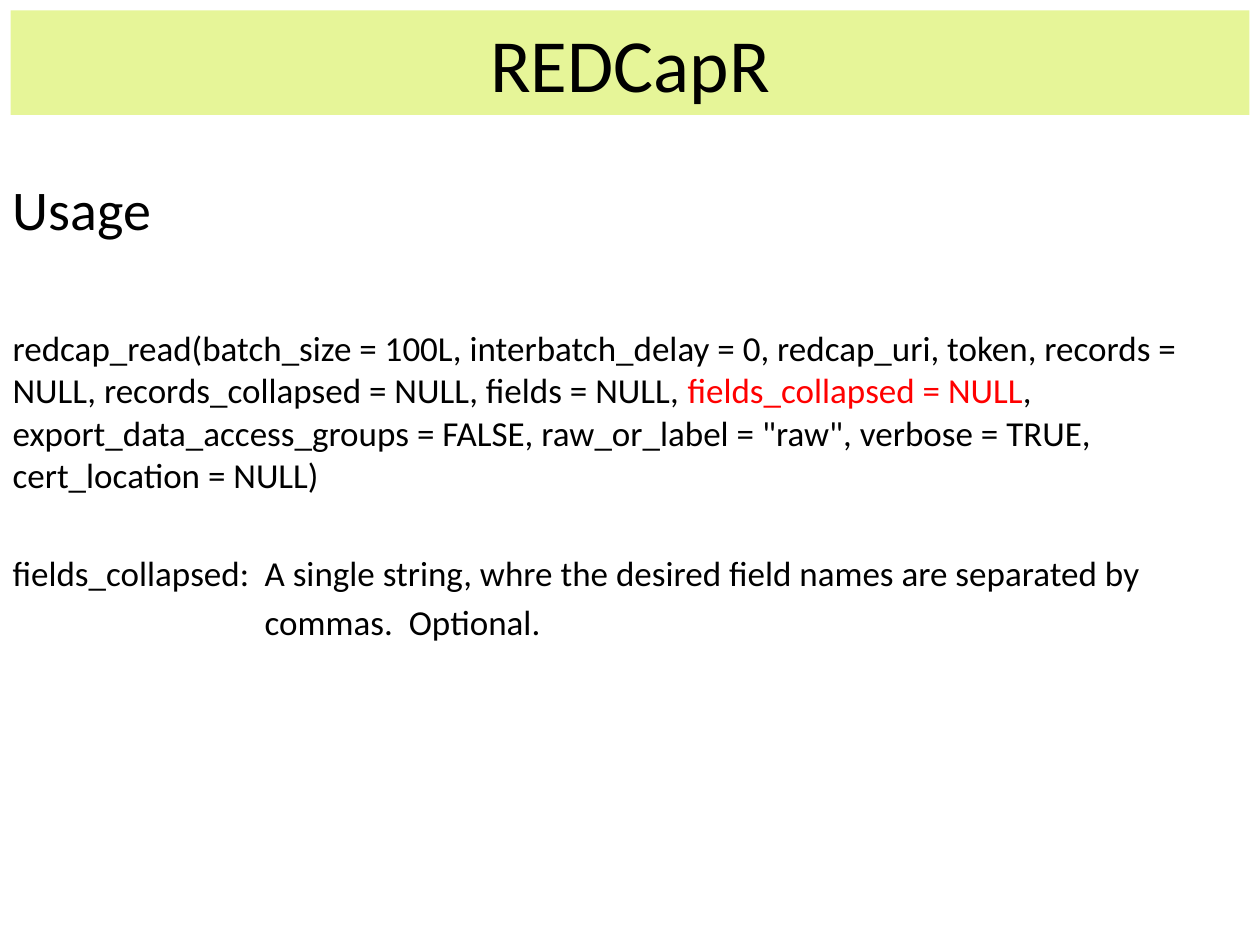
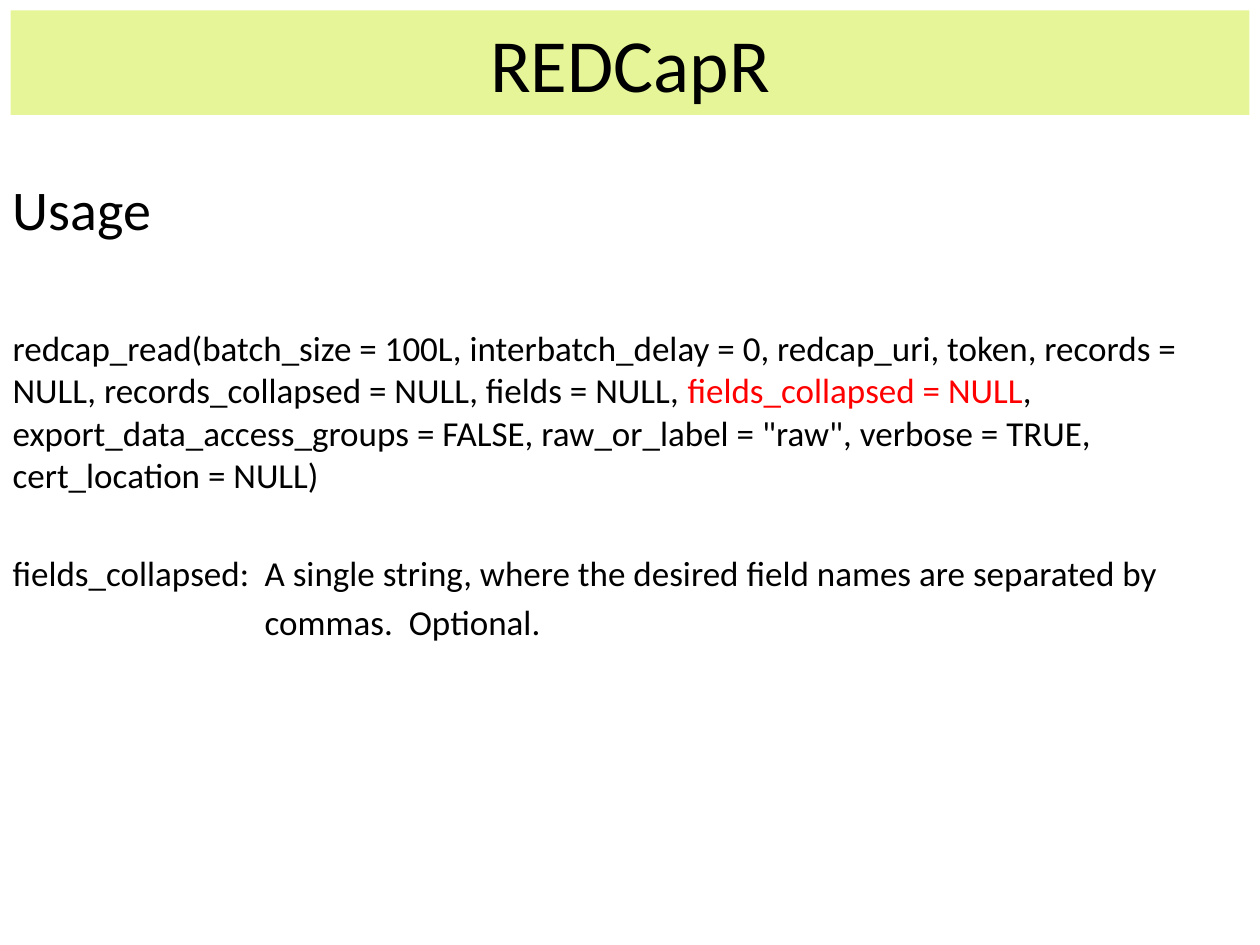
Before and after one commit to OuhscBbmc/RedcapExamplesAndPatterns, a slide deck: slide 22 of Publications/Presentation2014-04-07-MIECHV Paper Discussion/REDCapR.pptx (slide 21 before the commit). Drawn at 1260x945 pixels with LibreOffice and Linux fonts; fonts in the diff are those of the drawing. Boxes give left, top, right and bottom in pixels: in the first picture for what was removed or moved away, otherwise in the second. Text is boxed around its words. In the diff, an @@ line names an element or a change of style, - is before the commit and + after.

```diff
--- a/Publications/Presentation2014-04-07-MIECHV Paper Discussion/REDCapR.pptx
+++ b/Publications/Presentation2014-04-07-MIECHV Paper Discussion/REDCapR.pptx
@@ text at bbox=[13, 561, 1156, 592]: text changed @@
-fields_collapsed: A single string, whre the desired field names are separated by
+fields_collapsed: A single string, where the desired field names are separated by
```
Also in this commit, not shown: 4 other slides changed, 1 slide added.
